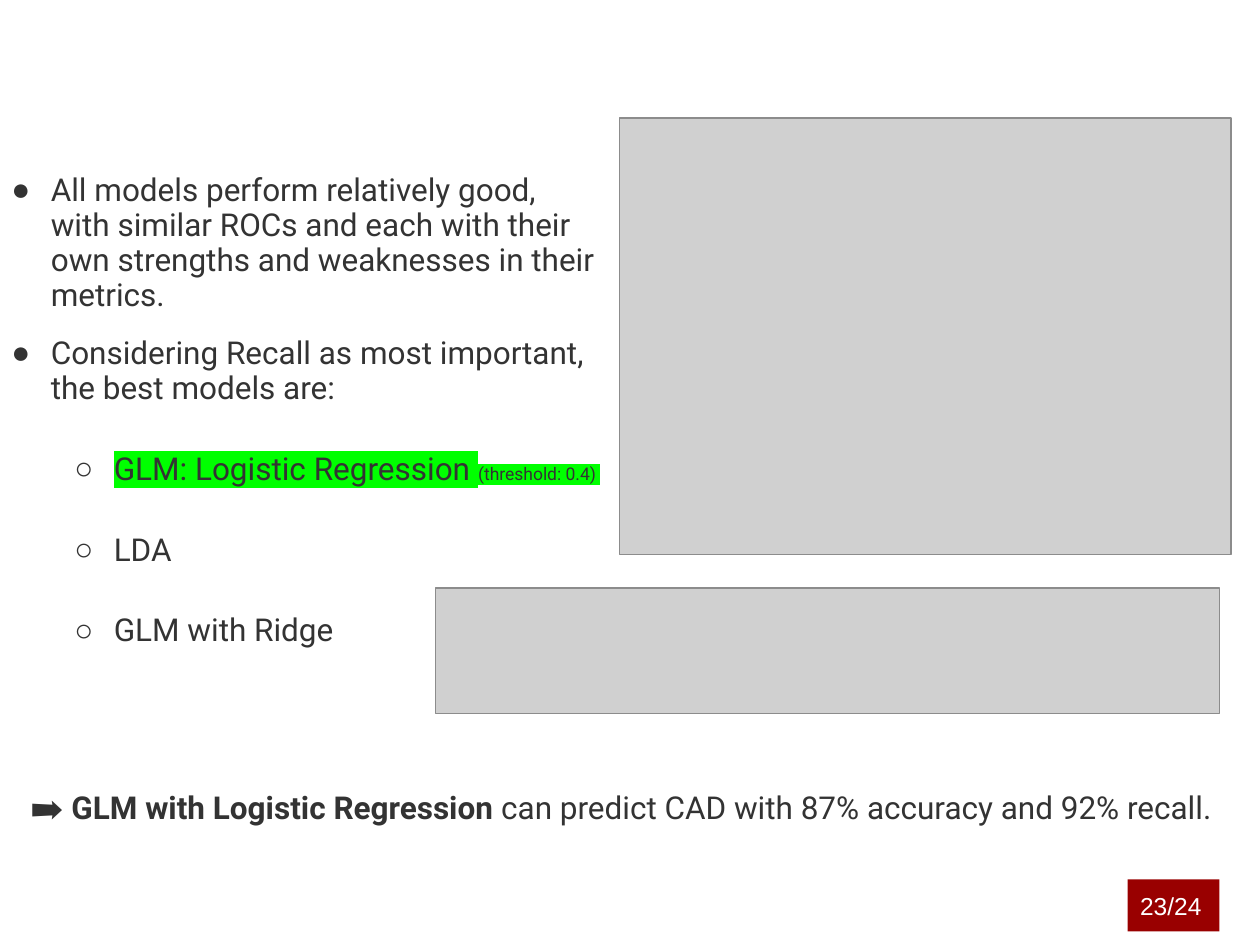
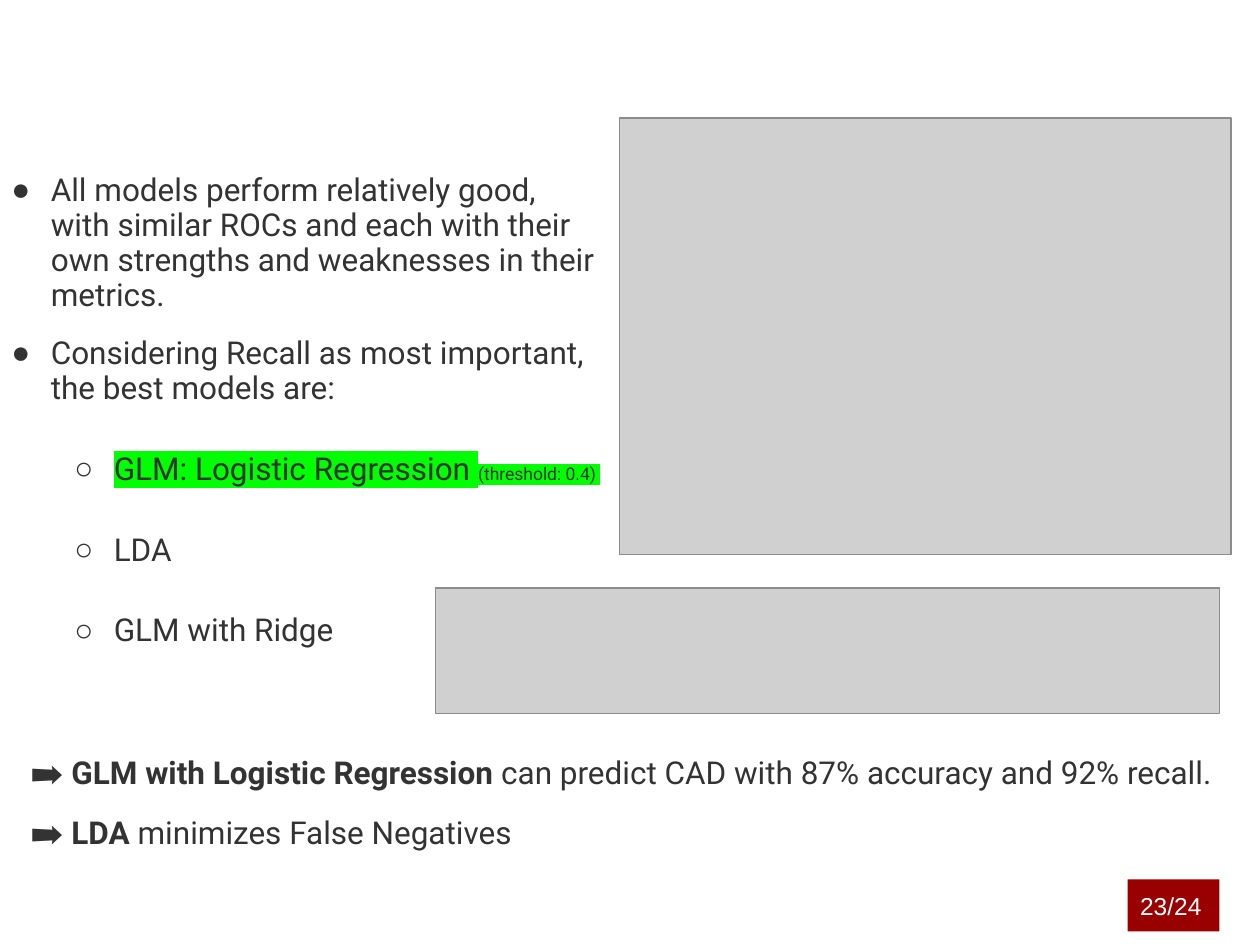
Before and after one commit to marcouderzo/CoronaryHeartDisease-Prediction, a slide deck: slide 24 of slides.pptx. Drawn at 1260x945 pixels with LibreOffice and Linux fonts; fonts in the diff are those of the drawing; grey boxes stand for pictures; background and template pictures are left out. Boxes give left, top, right and bottom in pixels: in the first picture for what was removed or moved away, otherwise in the second. Text is boxed around its words. In the diff, an @@ line names an element or a change of style, - is before the commit and + after.

```diff
--- a/slides.pptx
+++ b/slides.pptx
@@ text "➡ GLM with Logistic Regression ...": place and size @@
-text "➡ GLM with Logistic Regression ..." at (71, 795, 1211, 826)
+text "➡ GLM with Logistic Regression ..." at (71, 760, 1211, 851)
@@ text at (71, 820, 512, 851): paragraph added @@
+➡ LDA minimizes False Negatives
```
Also in this commit, not shown: 5 other slides changed, 2 other files.
